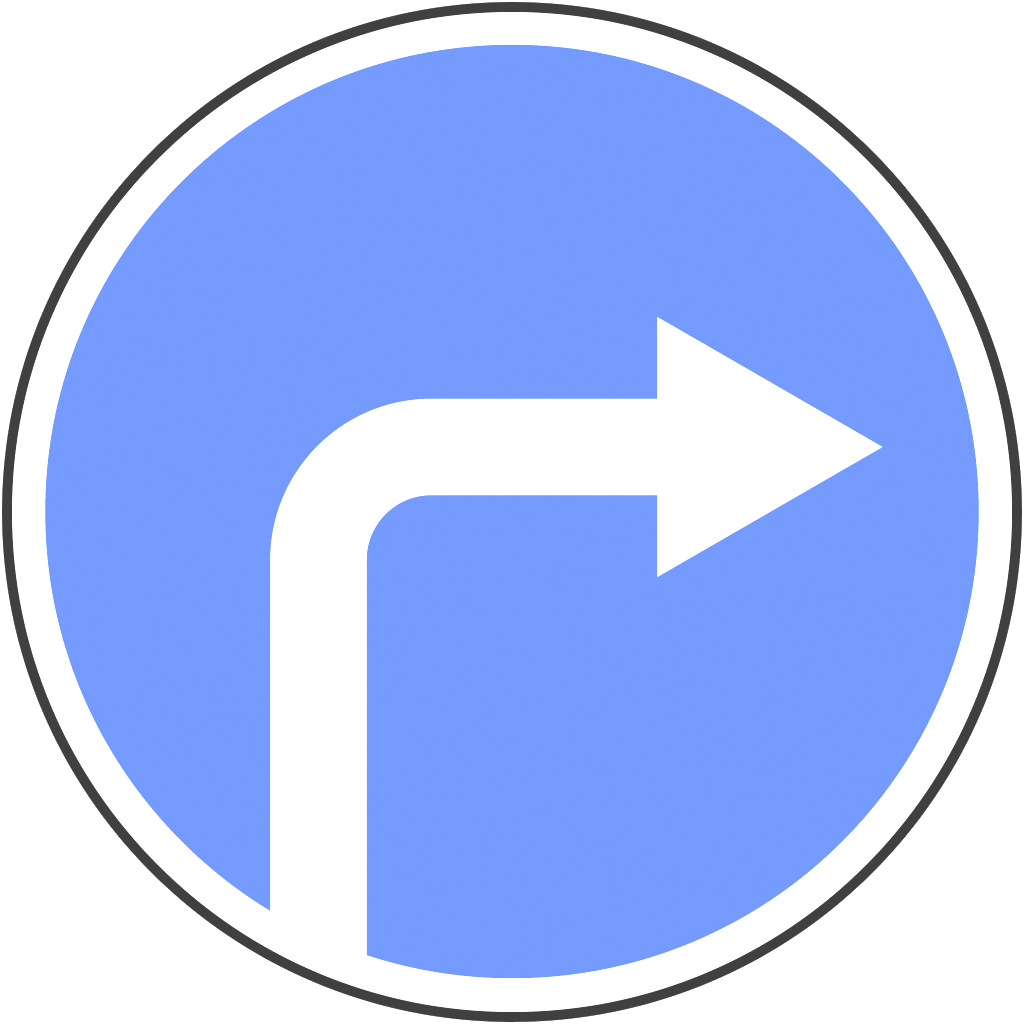
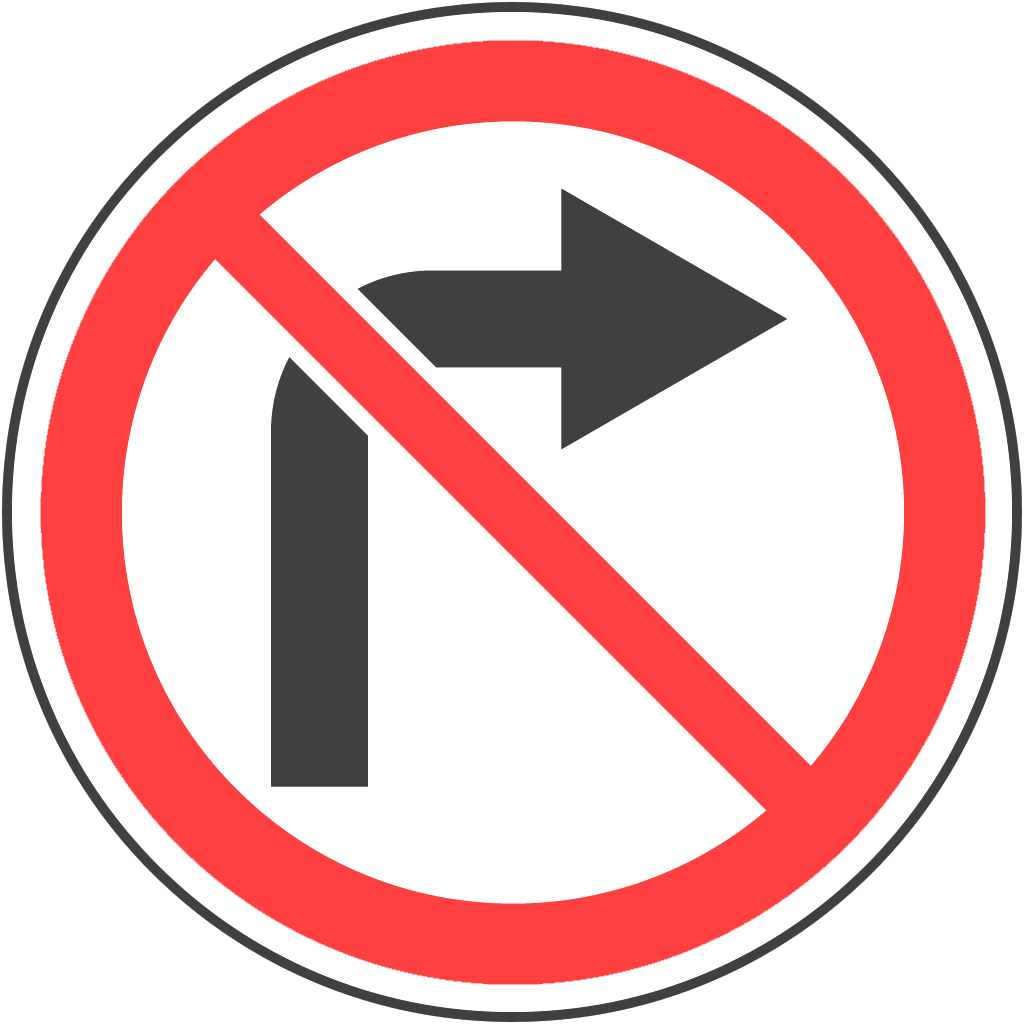
Layers edited between the first and the second 1024 x 1024 image:
hid group "4.1.2" (1 layers) over [40, 40, 986, 985]
added group "3.18.1" with 1 layers in group "Группа 1" over [40, 40, 986, 985]
added layer "Слой 8" in group "3.18.1" over [40, 40, 986, 985]